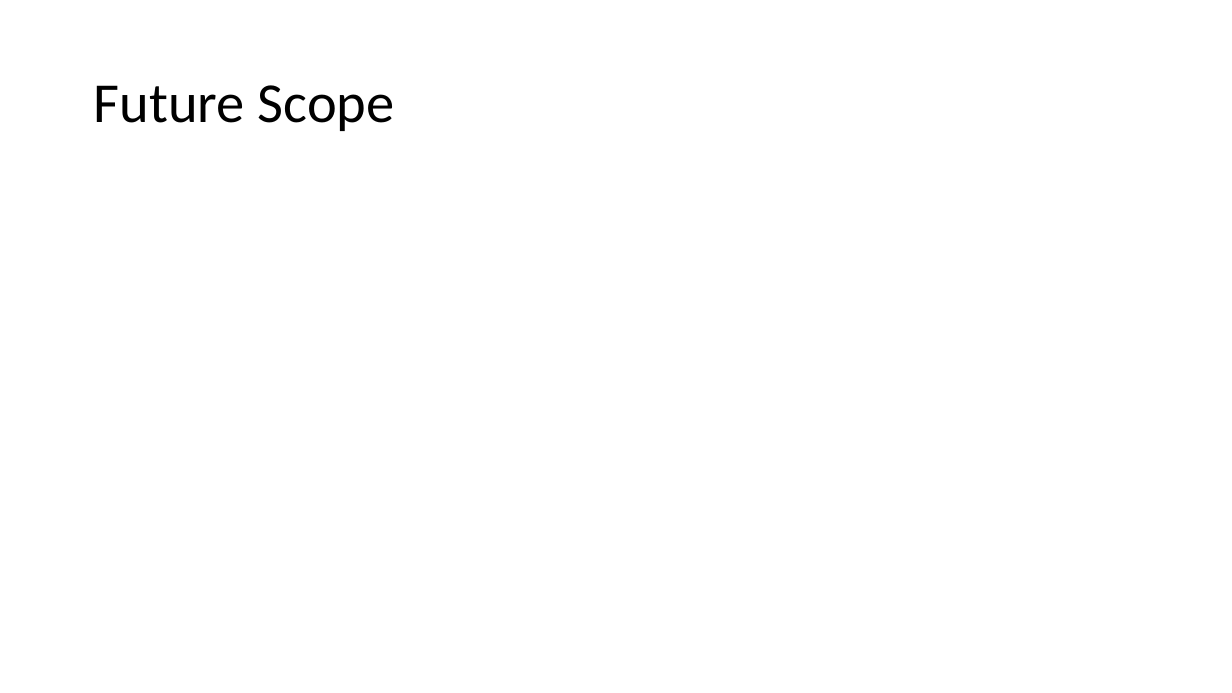
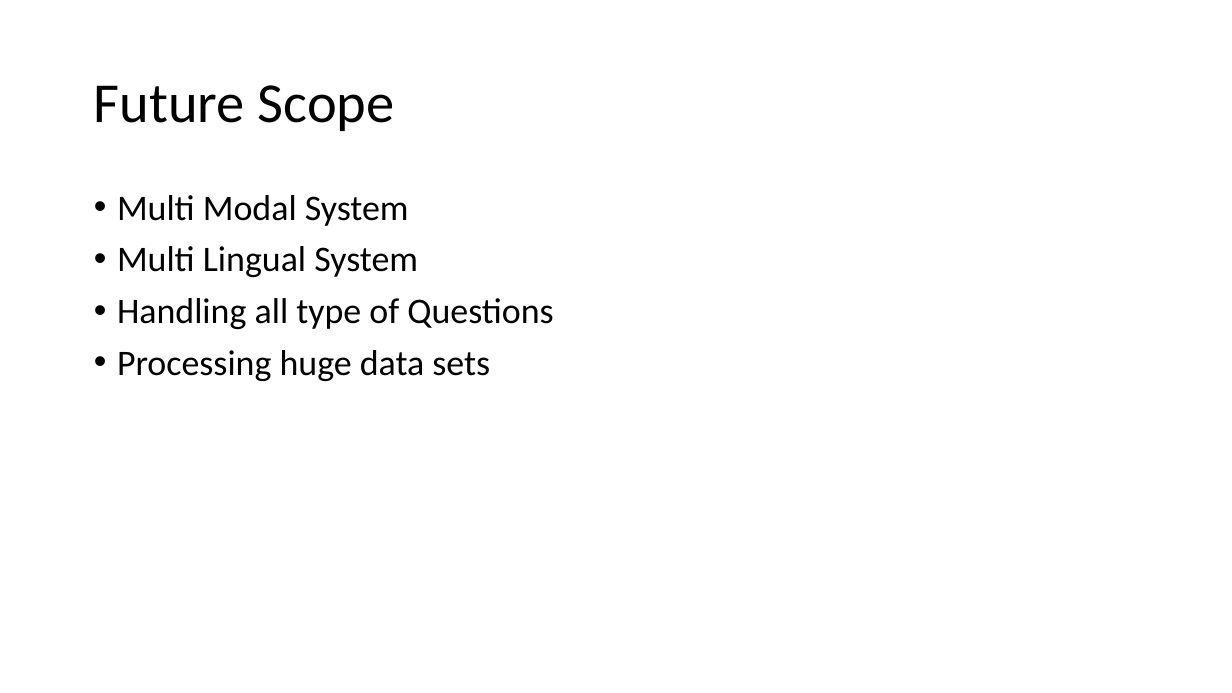
Before and after one commit to Nagumkc/KDM_Project, a slide deck: slide 11 of Project demo/KDM Project.pptx (slide 12 before the commit). Drawn at 1232x693 pixels with LibreOffice and Linux fonts; fonts in the diff are those of the drawing. Boxes give left, top, right and bottom in pixels: in the first picture for what was removed or moved away, otherwise in the second. Text is boxed around its words. In the diff, an @@ line names an element or a change of style, - is before the commit and + after.

```diff
--- a/Project demo/KDM Project.pptx
+++ b/Project demo/KDM Project.pptx
@@ text added at bbox=[117, 195, 553, 381], 28 pt, text #000000 @@
+• Multi Modal System
+• Multi Lingual System
+• Handling all type of Questions
+• Processing huge data sets
```
Also in this commit, not shown: 2 other slides changed, 5 slides added, 5 slides removed.
